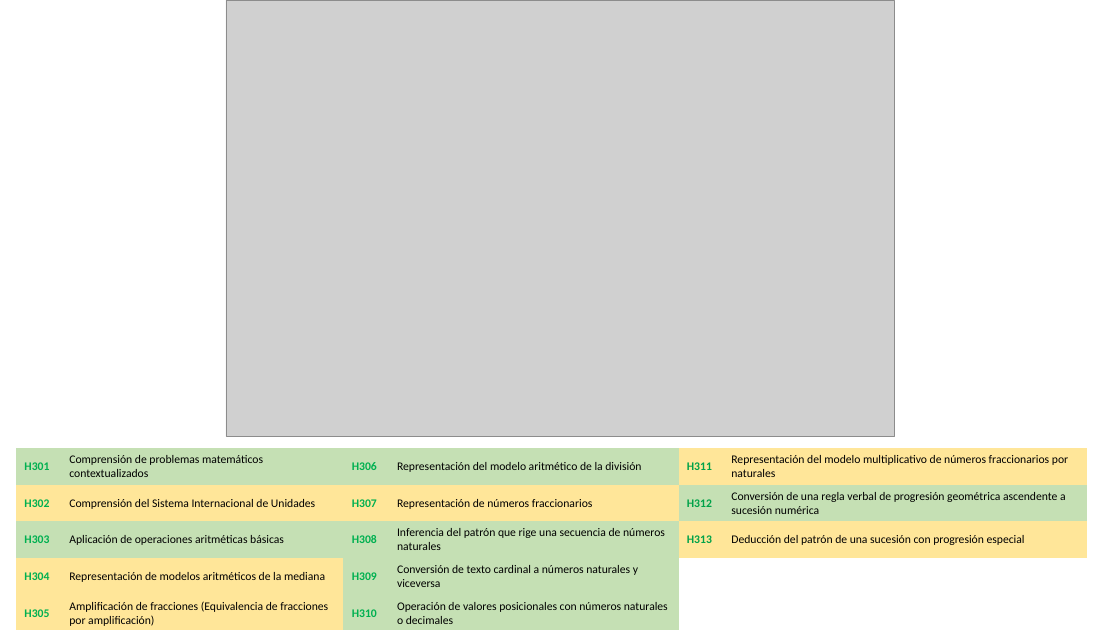
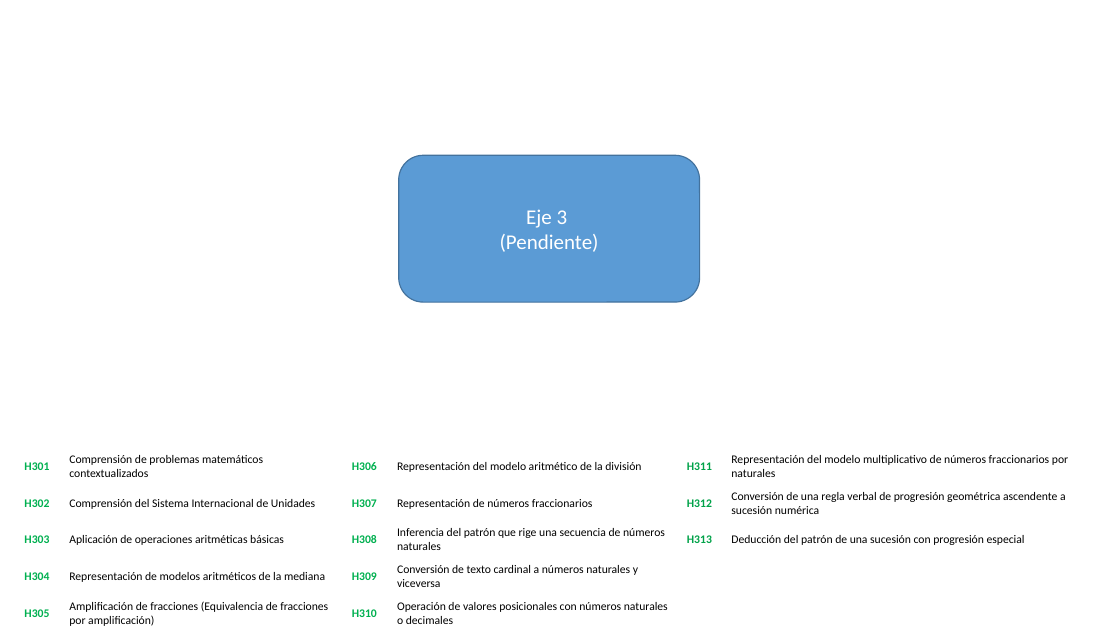
Before and after one commit to Adrifelcha/afchavez-019, a slide deck: slide 5 of Sandy-PrácticaDocente/Netza/EDC_CalibracionNacional_04062019.pptx. Drawn at 1120x630 pixels with LibreOffice and Linux fonts; fonts in the diff are those of the drawing; grey boxes stand for pictures. Boxes give left, top, right and bottom in pixels: in the first picture for what was removed or moved away, otherwise in the second. Text is boxed around its words. In the diff, an @@ line names an element or a change of style, - is before the commit and + after.

```diff
--- a/Sandy-PrácticaDocente/Netza/EDC_CalibracionNacional_04062019.pptx
+++ b/Sandy-PrácticaDocente/Netza/EDC_CalibracionNacional_04062019.pptx
@@ picture removed at (226,0,894,437) @@
@@ rounded rectangle added at (399,155,700,302), fill #5B9BD5, outline #43739E 1 pt, 18 pt, text #FFFFFF @@
+Eje 3
+(Pendiente)
@@ table at (16,448,1086,630) @@
@@ fill #C5E0B4 to #FFFFFF in 14 cells @@
@@ fill #FFE699 to #FFFFFF in 12 cells @@
```
Also in this commit, not shown: 2 other slides changed, 12 slides removed, 12 other files.
